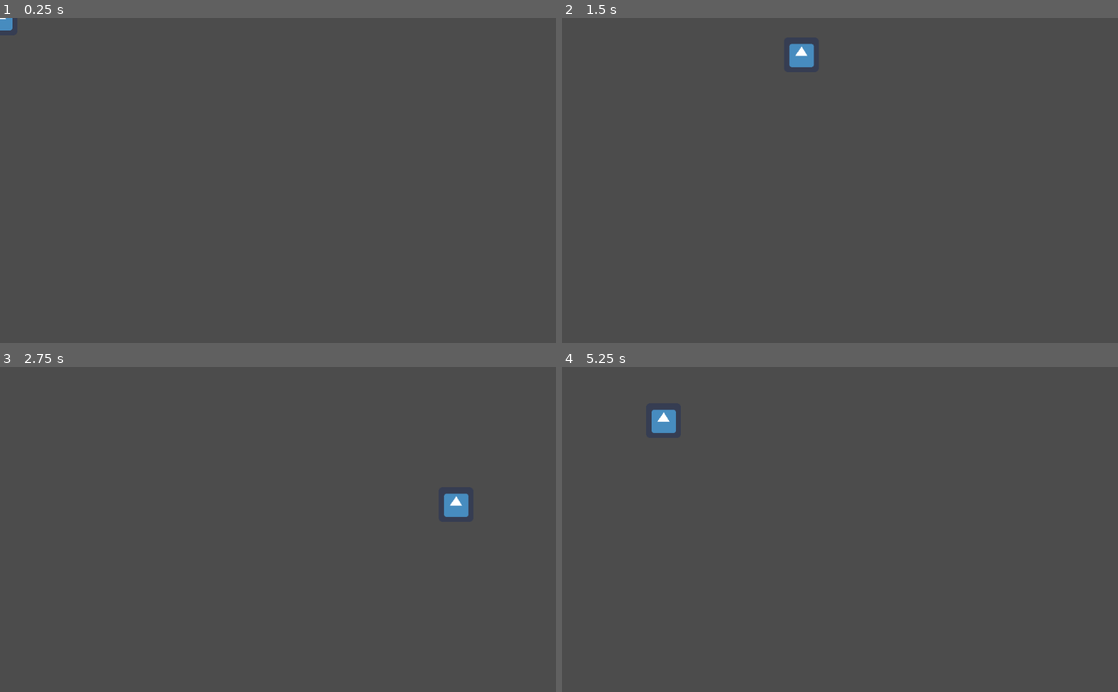
Above: before the commit, frames 1-4 (two rows, left to right).
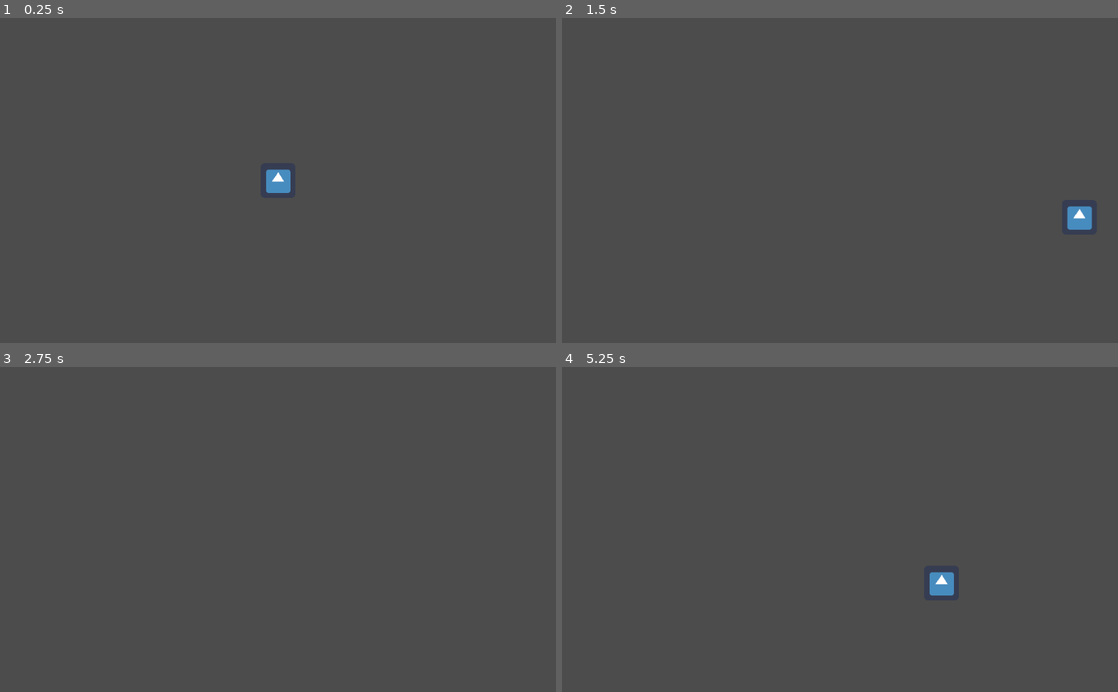
Above: after the commit, the same moments.

Repository: DarrellWulff/GGJProject
Game: Godot game, scene res://Node2D.tscn
Two runs of this game, one before a commit and one after it. Both use one fixed random seed, a clock stepped at 60 frames per second and the inputs below. The engine's default icon, where the game draws it, is replaced by a stand-in: a white triangle on a blue panel in a dark square.
Inputs:
- Up to frame 1 (0.25 s): no input
- Up to frame 2 (1.5 s): tap Enter at 0.5 s; hold D 0.53-1.28 s; hold K 0.53-1.28 s; hold S from 1.28 s (still down); tap K at 1.35 s
- Up to frame 3 (2.75 s): release S at 2.03 s; hold D from 2.03 s (still down); hold K from 2.03 s (still down)
- Up to frame 4 (5.25 s): release D at 2.78 s; release K at 2.78 s; hold W 2.78-3.53 s; tap K at 2.85, 4.35 s; hold K 3.53-4.28 s; hold A 3.53-5.03 s; hold S from 5.03 s (still down); hold K from 5.03 s (still down)

The runs differ from the first frame. In frame 1, 0.4% of the frame differs, in the area x 0-53%, y 0-54%; in frame 2, 0.6%, in the area x 40-96%, y 7-66%; in frame 3, 0.3%; in frame 4, 0.6%.

Commit message:
Centered Camera
centers player in the middle of the screen at the start of game

Diff:
--- a/GGJ2021Project/Entities/Movement/Movement2D.gd
+++ b/GGJ2021Project/Entities/Movement/Movement2D.gd
@@ -37,11 +37,3 @@
 	if self.direction.length() > 1.0:
 		self.direction = self.direction.normalized();
 	pass
-
-# Called when the node enters the scene tree for the first time.
-func _ready():
-	pass # Replace with function body.
-
-# Called every frame. 'delta' is the elapsed time since the previous frame.
-#func _process(delta):
-#	pass
--- /dev/null
+++ b/GGJ2021Project/Entities/Movement/Rotation2D.gd
@@ -0,0 +1,29 @@
+extends Node
+
+class_name Rotation2D
+
+var acceleration : float;
+var direction : Vector2;
+
+func _init(updateFrames : int):
+	self.acceleration = 1.0 / updateFrames;
+	self.direction.x = 0.0;
+	self.direction.y = 0.0;
+	pass
+
+func updateRotation(movement : Vector2):
+
+	if movement.x == 1:
+		if self.direction.x < 0.0:
+			self.direction.x = 0.0;
+		if self.direction.x < 1.0:
+			self.direction.x += acceleration;
+			if self.direction.x > 1.0:
+				self.direction.x = 1.0;
+	elif movement.x == 0:
+		if self.direction.x > 0.0:
+			self.direction.x -= acceleration;
+
+	# TODO complete
+
+	pass
--- a/GGJ2021Project/Entities/Player.gd
+++ b/GGJ2021Project/Entities/Player.gd
@@ -5,6 +5,7 @@
 const DECELERATION = ACCELERATION * 1.5;
 
 var movement : Movement2D = Movement2D.new(ACCELERATION, DECELERATION);
+signal move;
 
 # Called when the node enters the scene tree for the first time.
 func _ready():
@@ -29,7 +30,12 @@
 	if Input.is_key_pressed(KEY_K):
 		deltaSpeed *= 2;
 
-	self.position += deltaSpeed * self.movement.direction;
+	var velocity = deltaSpeed * self.movement.direction;
+
+	if velocity.length() > 0:
+		self.position += velocity;
+		emit_signal("move");
+
 	pass
 
 # Called every frame. 'delta' is the elapsed time since the previous frame.
--- a/GGJ2021Project/Node2D.tscn
+++ b/GGJ2021Project/Node2D.tscn
@@ -1,7 +1,7 @@
 [gd_scene load_steps=2 format=2]
 
-[ext_resource path="res://Entities/Player.tscn" type="PackedScene" id=1]
+[ext_resource path="res://View.tscn" type="PackedScene" id=1]
 
 [node name="World" type="Node2D"]
 
-[node name="Player" parent="." instance=ExtResource( 1 )]
+[node name="View" parent="." instance=ExtResource( 1 )]
--- /dev/null
+++ b/GGJ2021Project/View.gd
@@ -0,0 +1,12 @@
+extends Node
+
+onready var screenSize = get_viewport().size;
+
+func _ready():
+	var canvasTransform = get_viewport().get_canvas_transform();
+	canvasTransform[2] = -get_node("Player").position + screenSize / 2;
+	get_viewport().set_canvas_transform(canvasTransform);
+
+func updateCamera():
+	print("worked");
+	pass
--- /dev/null
+++ b/GGJ2021Project/View.tscn
@@ -0,0 +1,10 @@
+[gd_scene load_steps=3 format=2]
+
+[ext_resource path="res://Entities/Player.tscn" type="PackedScene" id=1]
+[ext_resource path="res://View.gd" type="Script" id=2]
+
+[node name="View" type="Node"]
+script = ExtResource( 2 )
+
+[node name="Player" parent="." instance=ExtResource( 1 )]
+[connection signal="move" from="Player" to="." method="updateCamera"]
--- a/GGJ2021Project/project.godot
+++ b/GGJ2021Project/project.godot
@@ -13,9 +13,15 @@
 "class": "Movement2D",
 "language": "GDScript",
 "path": "res://Entities/Movement/Movement2D.gd"
+}, {
+"base": "Node",
+"class": "Rotation2D",
+"language": "GDScript",
+"path": "res://Entities/Movement/Rotation2D.gd"
 } ]
 _global_script_class_icons={
-"Movement2D": ""
+"Movement2D": "",
+"Rotation2D": ""
 }
 
 [application]
